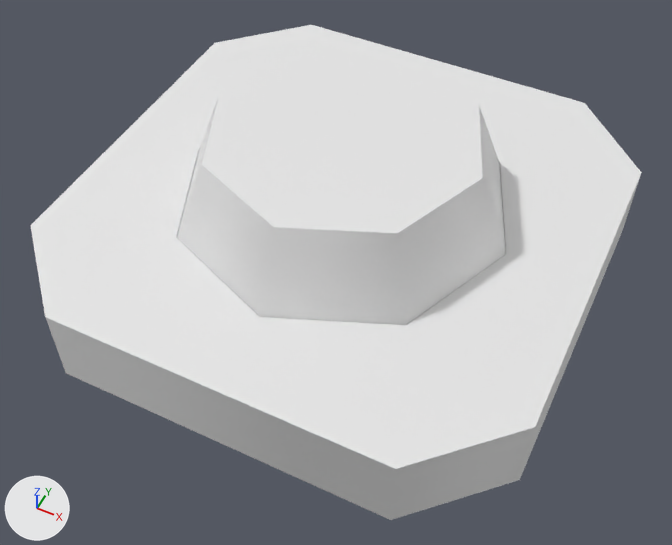
One commit to the glTF model Assets/kenney/kenney_prototype-kit/button-floor-round-small.glb: the scene before it, then after it.
Rendered twice from a 50 mm camera at (0.173, -0.357, 0.428) aimed at (0.01, -0.031, 0.021). The lights are fixed; the arrows at lower left show +X, +Y and +Z. Materials are left out; every surface is plain grey. Where no turn or scale is listed for an object, it has been applied to the vertices.

The older version as bpy lines, for what is in view:
```python
me_button = bpy.data.meshes.new('button')
me_button.from_pydata(...)  # an 8-sided cut cone along z (radius 0.1 at the low end, 0.08 at the high end) spanning x -0.1..0.1, y -0.1..0.1, z 0.05..0.1
me_button.materials.append(mat_colormap)
me_button_floor_round_small = bpy.data.meshes.new('button-floor-round-small')
me_button_floor_round_small.from_pydata(...)  # 32 vertices, 64 faces; spans x -0.15..0.15, y -0.15..0.15, z 0.0..0.05
me_button_floor_round_small.materials.append(mat_colormap)
ob_button = bpy.data.objects.new('button', me_button)
ob_button.location = (0.0, 0.0, -0.0015)
ob_button_floor_round_small = bpy.data.objects.new('button-floor-round-small', me_button_floor_round_small)
ob_button_floor_round_small.location = (0.0, 0.0, 0.0)
```
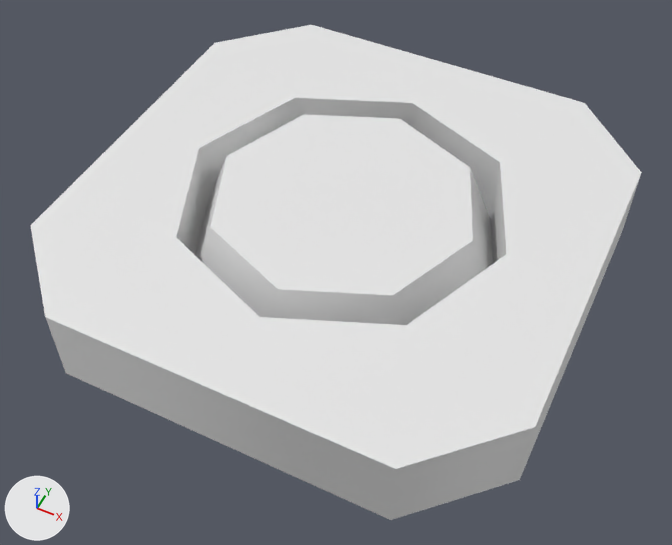
What differs and where, as boxes (x1, y1, x2, y2) in the pictures (672 x 545 px):
'button', moved
    before: (177, 52, 506, 325)
    after: (195, 114, 493, 325)

What changed in the scene script:
```text
Change ob_button:
    ob_button.location: (0.0, 0.0, -0.0015) -> (0.0, 0.0, -0.0485)
```
